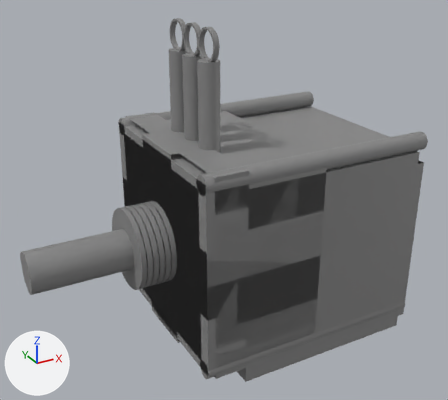
Two versions of the FBX model DAQRI Headset Repair Project/Assets/Assets/Parts Models/potentiometer.fbx, one commit apart.
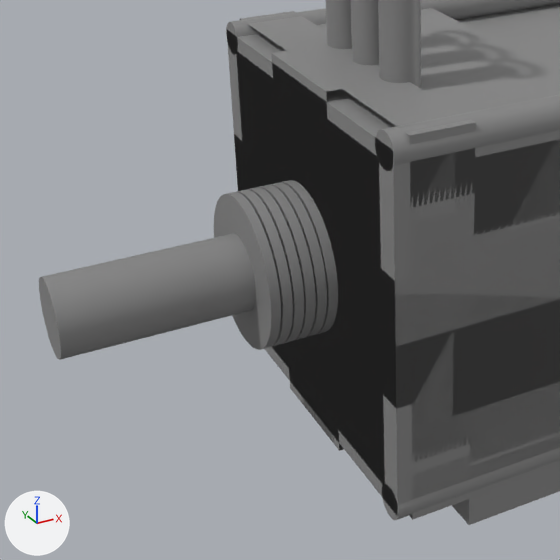
Each version appears first whole from a 50 mm lens placed at (-0.01738, -0.02537, 0.01412), pointed at (-0.00373, -0.00055, 0.00172), and next in a close-up on the part from 0% to 65% of the width and 27% to 100% of the height. The lights are fixed; the arrows at lower left show +X, +Y and +Z. Where no turn or scale is listed for an object, it has been applied to the vertices.

The scene before the commit, as lines of its bpy script (objects in view):
```python
ob_pcylinder4 = bpy.data.objects.new('pCylinder4', me_mesh_014)
ob_pcylinder4.location = (-0.001, 0.0046, 0.0046)
ob_ppipe1 = bpy.data.objects.new('pPipe1', me_mesh_005)
ob_ppipe1.location = (-0.00715, 0.0, 0.0)
ob_ppipe1.rotation_euler = (-3.142, 0.0, 1.571)  # degrees (-180, 0, 90)
ob_ppipe1.scale = (0.002, 0.00025, 0.002)
ob_ppipe2 = bpy.data.objects.new('pPipe2', me_mesh_006)
ob_ppipe2.location = (-0.00745, 0.0, 0.0)
ob_ppipe2.rotation_euler = (-3.142, 0.0, 1.571)  # degrees (-180, 0, 90)
ob_ppipe2.scale = (0.002, 0.00025, 0.002)
ob_ppipe3 = bpy.data.objects.new('pPipe3', me_mesh_007)
ob_ppipe3.location = (-0.00775, 0.0, 0.0)
ob_ppipe3.rotation_euler = (-3.142, 0.0, 1.571)  # degrees (-180, 0, 90)
ob_ppipe3.scale = (0.002, 0.00025, 0.002)
ob_ppipe4 = bpy.data.objects.new('pPipe4', me_mesh_008)
ob_ppipe4.location = (-0.00805, 0.0, 0.0)
ob_ppipe4.rotation_euler = (-3.142, 0.0, 1.571)  # degrees (-180, 0, 90)
ob_ppipe4.scale = (0.002, 0.00025, 0.002)
ob_ppipe5 = bpy.data.objects.new('pPipe5', me_mesh_009)
ob_ppipe5.location = (-0.00835, 0.0, 0.0)
ob_ppipe5.rotation_euler = (-3.142, 0.0, 1.571)  # degrees (-180, 0, 90)
ob_ppipe5.scale = (0.002, 0.00025, 0.002)
ob_ppipe6 = bpy.data.objects.new('pPipe6', me_mesh_010)
ob_ppipe6.location = (-0.00865, 0.0, 0.0)
ob_ppipe6.rotation_euler = (-3.142, 0.0, 1.571)  # degrees (-180, 0, 90)
ob_ppipe6.scale = (0.002, 0.00025, 0.002)
# also in view: 'pCube6' at (-0.004, 0.0, 0.0); 'pCylinder2' at (-0.001, -0.0046, 0.0046); 'pCylinder1' at (-0.0075, 0.0, 0.0); 'pCube1' at (0.0, 0.0, -0.00082); 'pCylinder7' at (-0.005, -0.0015, 0.00639)
```
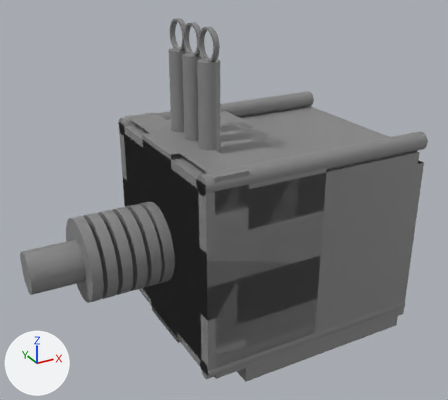
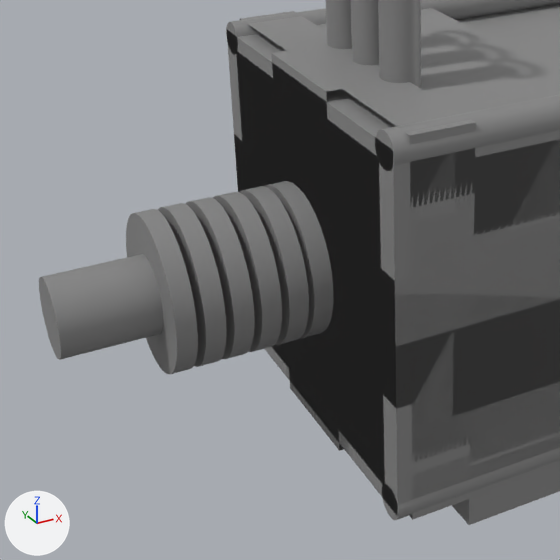
Commit message: Fixed Potentiometer Again

Pixel boxes [x1, y1, x2, y2] of what changed, in the close-ups (560 x 560 px):
'pPipe6', moved, rescaled (7% wider)
    before: [214, 192, 281, 350]
    after: [126, 209, 198, 374]
'pPipe5', moved, rescaled
    before: [236, 190, 293, 347]
    after: [158, 203, 227, 367]
'pPipe2', moved, rescaled
    before: [270, 183, 327, 338]
    after: [186, 197, 255, 359]
'pPipe4', moved, rescaled (21% wider)
    before: [247, 187, 304, 344]
    after: [213, 192, 282, 352]
'pPipe3', moved, rescaled
    before: [260, 185, 316, 340]
    after: [240, 186, 309, 345]
'pPipe1', moved, rescaled (17% wider)
    before: [280, 180, 338, 335]
    after: [265, 181, 333, 338]

Diff of the bpy script that builds the scene:
```diff
--- a/DAQRI Headset Repair Project/Assets/Assets/Parts Models/potentiometer.fbx.py
+++ b/DAQRI Headset Repair Project/Assets/Assets/Parts Models/potentiometer.fbx.py
@@ ob_ppipe3 @@
 ob_ppipe3 = bpy.data.objects.new('pPipe3', me_mesh_007)
-ob_ppipe3.location = (-0.00775, 0.0, 0.0)
+ob_ppipe3.location = (-0.00805, 0.0, 0.0)
 ob_ppipe3.rotation_euler = (-3.142, 0.0, 1.571)  # degrees (-180, 0, 90)
-ob_ppipe3.scale = (0.002, 0.00025, 0.002)
+ob_ppipe3.scale = (0.002, 0.0005, 0.002)
@@ ob_ppipe6 @@
 ob_ppipe6 = bpy.data.objects.new('pPipe6', me_mesh_010)
-ob_ppipe6.location = (-0.00865, 0.0, 0.0)
+ob_ppipe6.location = (-0.01085, 0.0, 0.0)
 ob_ppipe6.rotation_euler = (-3.142, 0.0, 1.571)  # degrees (-180, 0, 90)
-ob_ppipe6.scale = (0.002, 0.00025, 0.002)
+ob_ppipe6.scale = (0.002, 0.0005, 0.002)
@@ ob_ppipe1 @@
 ob_ppipe1 = bpy.data.objects.new('pPipe1', me_mesh_005)
-ob_ppipe1.location = (-0.00715, 0.0, 0.0)
+ob_ppipe1.location = (-0.0074, 0.0, 0.0)
 ob_ppipe1.rotation_euler = (-3.142, 0.0, 1.571)  # degrees (-180, 0, 90)
-ob_ppipe1.scale = (0.002, 0.00025, 0.002)
+ob_ppipe1.scale = (0.002, 0.0005, 0.002)
@@ ob_ppipe2 @@
 ob_ppipe2 = bpy.data.objects.new('pPipe2', me_mesh_006)
-ob_ppipe2.location = (-0.00745, 0.0, 0.0)
+ob_ppipe2.location = (-0.00945, 0.0, 0.0)
 ob_ppipe2.rotation_euler = (-3.142, 0.0, 1.571)  # degrees (-180, 0, 90)
-ob_ppipe2.scale = (0.002, 0.00025, 0.002)
+ob_ppipe2.scale = (0.002, 0.0005, 0.002)
@@ ob_ppipe5 @@
 ob_ppipe5 = bpy.data.objects.new('pPipe5', me_mesh_009)
-ob_ppipe5.location = (-0.00835, 0.0, 0.0)
+ob_ppipe5.location = (-0.01015, 0.0, 0.0)
 ob_ppipe5.rotation_euler = (-3.142, 0.0, 1.571)  # degrees (-180, 0, 90)
-ob_ppipe5.scale = (0.002, 0.00025, 0.002)
+ob_ppipe5.scale = (0.002, 0.0005, 0.002)
@@ ob_ppipe4 @@
 ob_ppipe4 = bpy.data.objects.new('pPipe4', me_mesh_008)
-ob_ppipe4.location = (-0.00805, 0.0, 0.0)
+ob_ppipe4.location = (-0.00875, 0.0, 0.0)
 ob_ppipe4.rotation_euler = (-3.142, 0.0, 1.571)  # degrees (-180, 0, 90)
-ob_ppipe4.scale = (0.002, 0.00025, 0.002)
+ob_ppipe4.scale = (0.002, 0.0005, 0.002)
```
